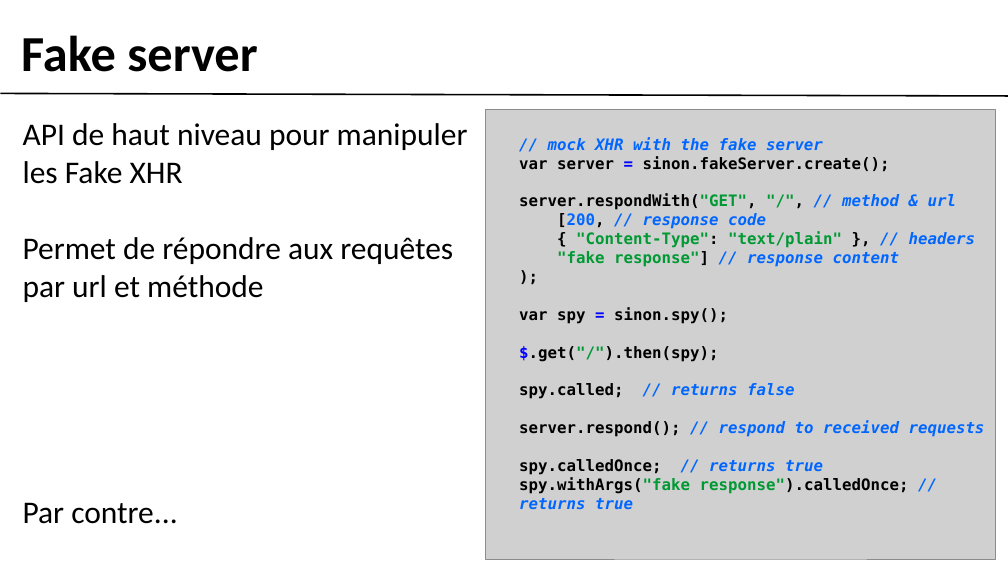
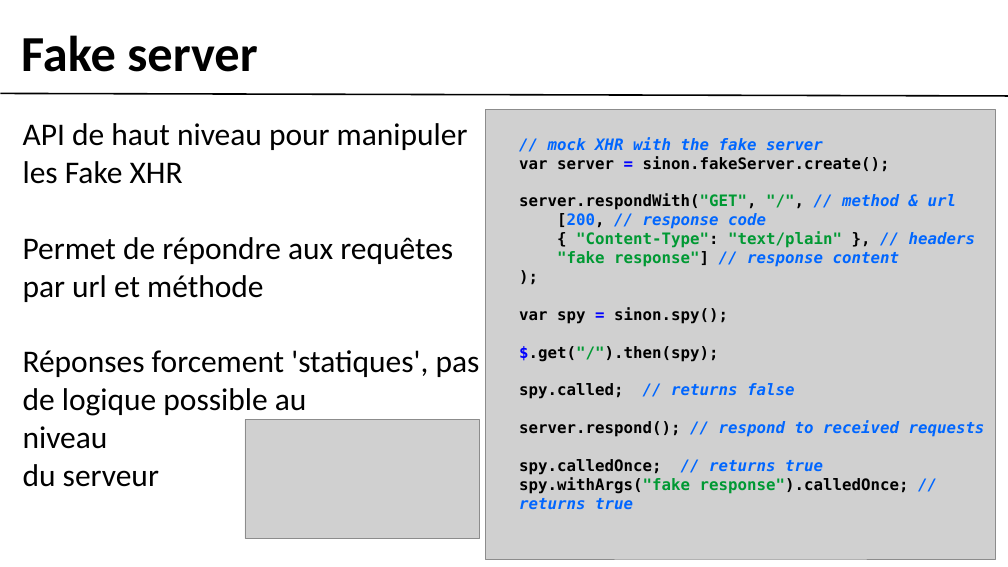
Before and after one commit to gobengo/devoxx-panorama-js-testing, a slide deck: slide 9 of doc/sinonjs_part.ppt. Drawn at 1008x567 pixels with LibreOffice and Linux fonts; fonts in the diff are those of the drawing; grey boxes stand for pictures; background and template pictures are left out. Boxes give left, top, right and bottom in pixels: in the first picture for what was removed or moved away, otherwise in the second. Text is boxed around its words. In the diff, an @@ line names an element or a change of style, - is before the commit and + after.

```diff
--- a/doc/sinonjs_part.ppt
+++ b/doc/sinonjs_part.ppt
@@ text at <box>23,350,480,487</box>: text changed @@
-Par contre...
+Réponses forcement 'statiques', pas de logique possible au
+niveau
+du serveur
@@ picture added at <box>245,420,480,539</box> @@
```
Also in this commit, not shown: 3 other slides changed, 1 slide removed, 1 other file.
